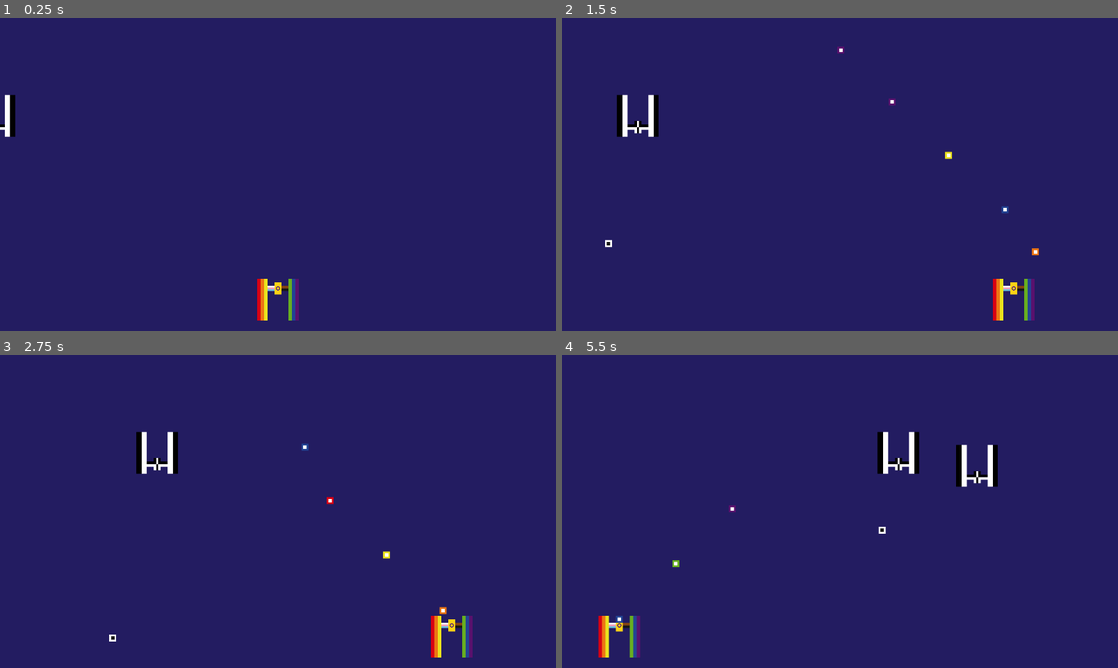
Above: before the commit, frames 1-4 (two rows, left to right).
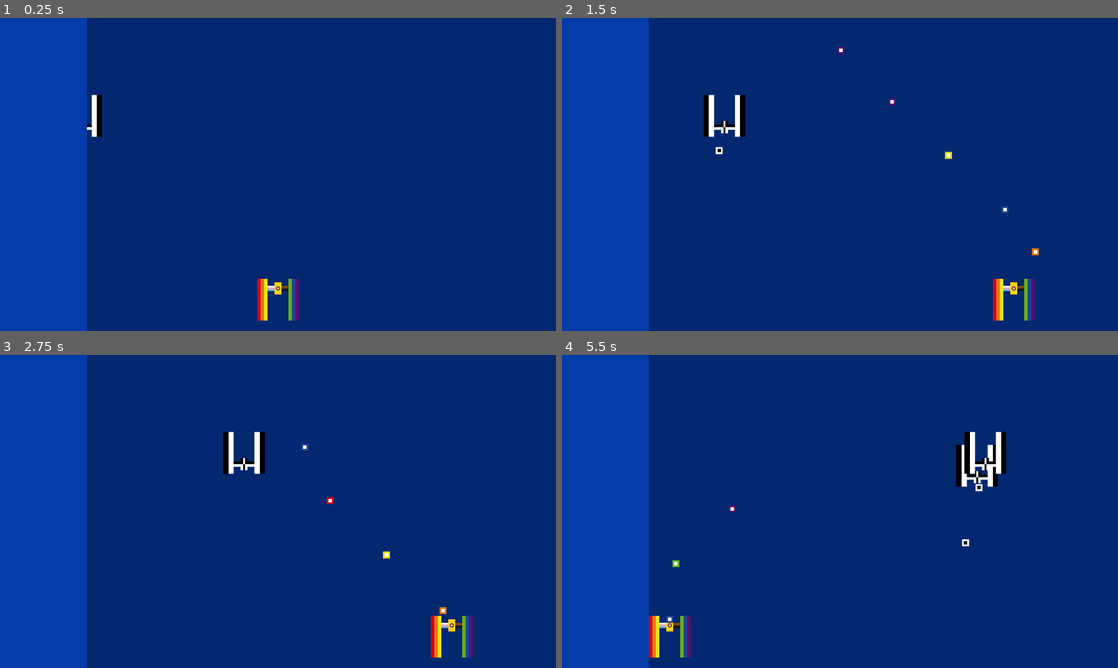
Above: after the commit, the same moments.

Repository: yndajas/qgjam-2023
Game: Godot game, scene res://main.tscn
The game is run twice, just before and just after one commit, with the same random seed, the same clock (stepped at 60 frames per second) and the same inputs. The project has no main scene, so this scene is started directly.
Inputs:
- Up to frame 1 (0.25 s): no input
- Up to frame 2 (1.5 s): hold Right (move_right) 0.53-1.28 s; hold Space (fire) 0.53-1.28 s; hold Left (move_left) from 1.28 s (still down); tap Space (fire) at 1.35 s
- Up to frame 3 (2.75 s): release Left (move_left) at 2.03 s; hold Right (move_right) from 2.03 s (still down); hold Space (fire) from 2.03 s (still down)
- Up to frame 4 (5.5 s): release Space (fire) at 2.78 s; tap Space (fire) at 2.85, 4.35 s; release Right (move_right) at 3.53 s; hold Space (fire) 3.53-4.28 s; hold Left (move_left) from 3.53 s (still down); hold Space (fire) from 5.03 s (still down)

The runs differ from the first frame. In frame 1, 99% of the frame differs, in the area x 0-100%, y 0-100%; in frame 2, 99%; in frame 3, 99%; in frame 4, 99%.

Commit message:
Add information panel
- Update the playable left edge
- Make sure overlapping enemies are behind the panel (using
  `add_sibling`)
- Make sure the gun can't fire after it's hit the edge
- Update main background colour

Diff:
--- a/main.tscn
+++ b/main.tscn
@@ -14,4 +14,9 @@
 one_shot = true
 autostart = true
 
+[node name="InformationPanel" type="ColorRect" parent="."]
+offset_right = 200.0
+offset_bottom = 720.0
+color = Color(0.0117647, 0.235294, 0.658824, 1)
+
 [connection signal="timeout" from="EnemySpawnTimer" to="." method="_on_enemy_spawn_timer_timeout"]
--- a/project.godot
+++ b/project.godot
@@ -74,4 +74,4 @@
 textures/canvas_textures/default_texture_filter=0
 renderer/rendering_method="gl_compatibility"
 renderer/rendering_method.mobile="gl_compatibility"
-environment/defaults/default_clear_color=Color(0.137255, 0.109804, 0.380392, 1)
+environment/defaults/default_clear_color=Color(0.0156863, 0.156863, 0.439216, 1)
--- a/scripts/bullet.gd
+++ b/scripts/bullet.gd
@@ -1,7 +1,6 @@
 extends RigidBody2D
 
 enum Edge { BOTTOM, TOP }
-const EXPECTED_EDGE_OFFSET: int = 8
 const SPRITE_COUNT: int = 6
 const SPRITE_SCALE: int = 4
 var fire_sound: AudioStreamWAV
@@ -21,7 +20,7 @@
 
 
 func _physics_process(_delta: float) -> void:
-	if is_off_screen():
+	if is_out_of_bounds():
 		queue_free()
 
 
@@ -54,15 +53,15 @@
 	parent.get_tree().get_root().add_child(self)
 
 
-func is_off_screen() -> bool:
-	return is_off_screen_bottom() or is_off_screen_top()
+func is_out_of_bounds() -> bool:
+	return is_out_of_bounds_bottom() or is_out_of_bounds_top()
 
 
-func is_off_screen_bottom() -> bool:
+func is_out_of_bounds_bottom() -> bool:
 	return y_position() - edge_offset >= Global.PLAYABLE_BOTTOM_EDGE
 
 
-func is_off_screen_top() -> bool:
+func is_out_of_bounds_top() -> bool:
 	return y_position() + edge_offset <= Global.PLAYABLE_TOP_EDGE
 
 
--- a/scripts/enemy.gd
+++ b/scripts/enemy.gd
@@ -10,12 +10,13 @@
 @export var fire_sounds: Array[AudioStreamWAV]
 var gaysplosion_ended: bool = false
 var gaysplosion_scene: PackedScene = preload("res://scenes/gaysplosion.tscn")
+var gun_has_entered_playable_area: bool = false
 var straightness: int = 6
 @onready var fire_timer: Timer = $FireTimer
 @onready var converted_player: AudioStreamPlayer = $ConvertedPlayer
 @onready var sprite: Sprite2D = $Sprite2D
 @onready var sprite_size: float = sprite.get_rect().size[0]
-@onready var enemy_edge_offset: float = ceilf(sprite_size / 2.0)
+@onready var edge_offset: float = ceilf(sprite_size / 2.0)
 
 
 func _ready() -> void:
@@ -25,7 +26,13 @@
 func _physics_process(delta: float) -> void:
 	move_and_slide()
 
-	if is_off_screen():
+	if !gun_has_entered_playable_area and !gun_is_out_of_bounds():
+		gun_has_entered_playable_area = true
+
+	if gun_has_entered_playable_area and gun_is_out_of_bounds():
+		fire_timer.stop()
+
+	if is_out_of_bounds():
 		queue_free()
 
 	if straightness == 0:
@@ -47,8 +54,28 @@
 	bullet.init(self, fire_sounds[fire_sound_index])
 
 
-func is_off_screen() -> bool:
-	return x_position() - enemy_edge_offset >= Global.PLAYABLE_RIGHT_EDGE
+func gun_is_out_of_bounds() -> bool:
+	return gun_is_out_of_bounds_left() or gun_is_out_of_bounds_right()
+
+
+func gun_is_out_of_bounds_left() -> bool:
+	return x_position() - Global.EXPECTED_BULLET_EDGE_OFFSET < Global.PLAYABLE_LEFT_EDGE
+
+
+func gun_is_out_of_bounds_right() -> bool:
+	return x_position() + Global.EXPECTED_BULLET_EDGE_OFFSET > Global.PLAYABLE_RIGHT_EDGE
+
+
+func is_out_of_bounds() -> bool:
+	return is_out_of_bounds_left() or is_out_of_bounds_right()
+
+
+func is_out_of_bounds_left() -> bool:
+	return x_position() + edge_offset <= Global.PLAYABLE_LEFT_EDGE
+
+
+func is_out_of_bounds_right() -> bool:
+	return x_position() - edge_offset >= Global.PLAYABLE_RIGHT_EDGE
 
 
 func on_converted() -> void:
--- a/scripts/global.gd
+++ b/scripts/global.gd
@@ -1,8 +1,9 @@
 extends Node
 
 const CHARACTER_GUN_OFFSET: int = 40
+const EXPECTED_BULLET_EDGE_OFFSET: int = 8
 const PLAYABLE_BOTTOM_EDGE: int = 720
-const PLAYABLE_LEFT_EDGE: int = 0
+const PLAYABLE_LEFT_EDGE: int = 200
 const PLAYABLE_RIGHT_EDGE: int = 1280
 const PLAYABLE_TOP_EDGE: int = 0
 var bullet_scene: PackedScene = preload("res://scenes/bullet.tscn")
--- a/scripts/main.gd
+++ b/scripts/main.gd
@@ -3,9 +3,11 @@
 var enemy_scene: PackedScene = preload("res://scenes/enemy.tscn")
 var score: int = 0
 @onready var enemy_spawn_timer: Timer = $EnemySpawnTimer
+@onready var information_panel: ColorRect = $InformationPanel
 
 
 func _ready() -> void:
+	information_panel.size.x = Global.PLAYABLE_LEFT_EDGE
 	spawn_enemy()
 
 
@@ -25,7 +27,7 @@
 	enemy.global_position.y = randf_range(enemy.MINIMUM_SPAWN_Y, enemy.MAXIMUM_SPAWN_Y)
 	set_enemy_direction(enemy)
 	enemy.connect("converted", on_enemy_converted)
-	get_tree().get_root().add_child.call_deferred(enemy)
+	enemy_spawn_timer.add_sibling.call_deferred(enemy)
 
 
 func set_enemy_direction(enemy: CharacterBody2D) -> void:
@@ -36,7 +38,7 @@
 
 
 func set_enemy_direction_left(enemy: CharacterBody2D) -> void:
-	enemy.global_position.x = -enemy.EXPECTED_EDGE_OFFSET
+	enemy.global_position.x = Global.PLAYABLE_LEFT_EDGE - enemy.EXPECTED_EDGE_OFFSET
 	enemy.velocity.x = enemy.SPEED
 
 
